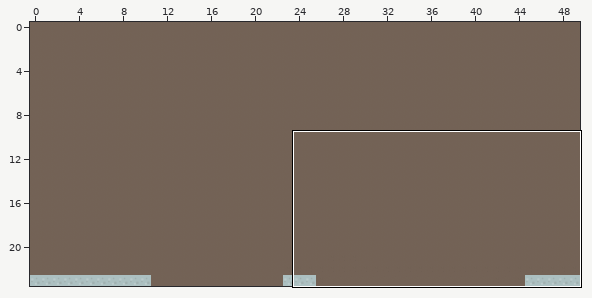
Tiled map -- data/Lvl4.tmx. The first picture is a wide view before the edit; the outline marks the close-up.
Close-up. The starting point:
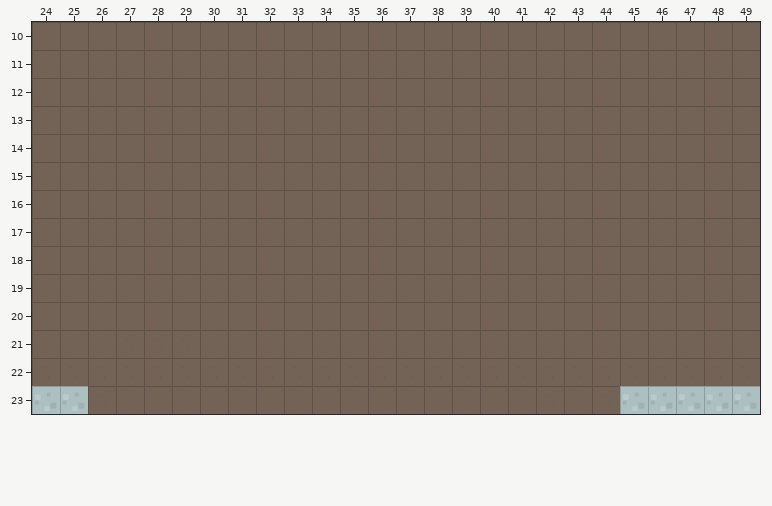
Cells are 70x70 px. Shown: x 24..49, y 10..23. The commit also changed other parts of the map, which this record leaves out.
Once edited:
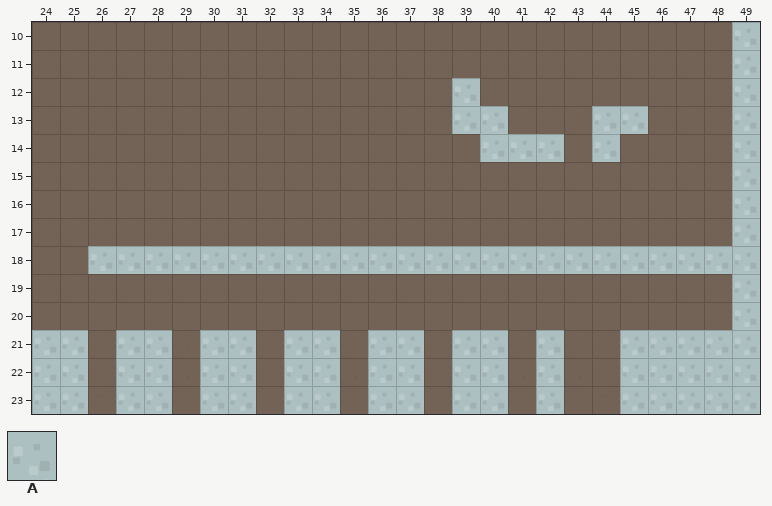
Key: from "tiles_map": A 5.
_ is an empty cell.
Tiles of an added or newly shown layer are drawn over the layers below it.
Difference:
{"where": "layer \"collision\" (now shown)"}
{"y":10,"x":49,"old":"_","new":"A"}
{"y":11,"x":49,"old":"_","new":"A"}
{"y":12,"x":39,"old":"_","new":"A"}
{"y":12,"x":49,"old":"_","new":"A"}
{"y":13,"x":39,"old":"__","new":"AA"}
{"y":13,"x":44,"old":"__","new":"AA"}
{"y":13,"x":49,"old":"_","new":"A"}
{"y":14,"x":40,"old":"___","new":"AAA"}
{"y":14,"x":44,"old":"_","new":"A"}
{"y":14,"x":49,"old":"_","new":"A"}
{"y":15,"x":49,"old":"_","new":"A"}
{"y":16,"x":49,"old":"_","new":"A"}
{"y":17,"x":49,"old":"_","new":"A"}
{"y":18,"x":26,"old":"________________________","new":"AAAAAAAAAAAAAAAAAAAAAAAA"}
{"y":19,"x":49,"old":"_","new":"A"}
{"y":20,"x":49,"old":"_","new":"A"}
{"y":21,"x":24,"old":"__","new":"AA"}
{"y":21,"x":27,"old":"__","new":"AA"}
{"y":21,"x":30,"old":"__","new":"AA"}
{"y":21,"x":33,"old":"__","new":"AA"}
{"y":21,"x":36,"old":"__","new":"AA"}
{"y":21,"x":39,"old":"__","new":"AA"}
{"y":21,"x":42,"old":"_","new":"A"}
{"y":21,"x":45,"old":"_____","new":"AAAAA"}
{"y":22,"x":24,"old":"__","new":"AA"}
{"y":22,"x":27,"old":"__","new":"AA"}
{"y":22,"x":30,"old":"__","new":"AA"}
{"y":22,"x":33,"old":"__","new":"AA"}
{"y":22,"x":36,"old":"__","new":"AA"}
{"y":22,"x":39,"old":"__","new":"AA"}
{"y":22,"x":42,"old":"_","new":"A"}
{"y":22,"x":45,"old":"_____","new":"AAAAA"}
{"y":23,"x":27,"old":"__","new":"AA"}
{"y":23,"x":30,"old":"__","new":"AA"}
{"y":23,"x":33,"old":"__","new":"AA"}
{"y":23,"x":36,"old":"__","new":"AA"}
{"y":23,"x":39,"old":"__","new":"AA"}
{"y":23,"x":42,"old":"_","new":"A"}
